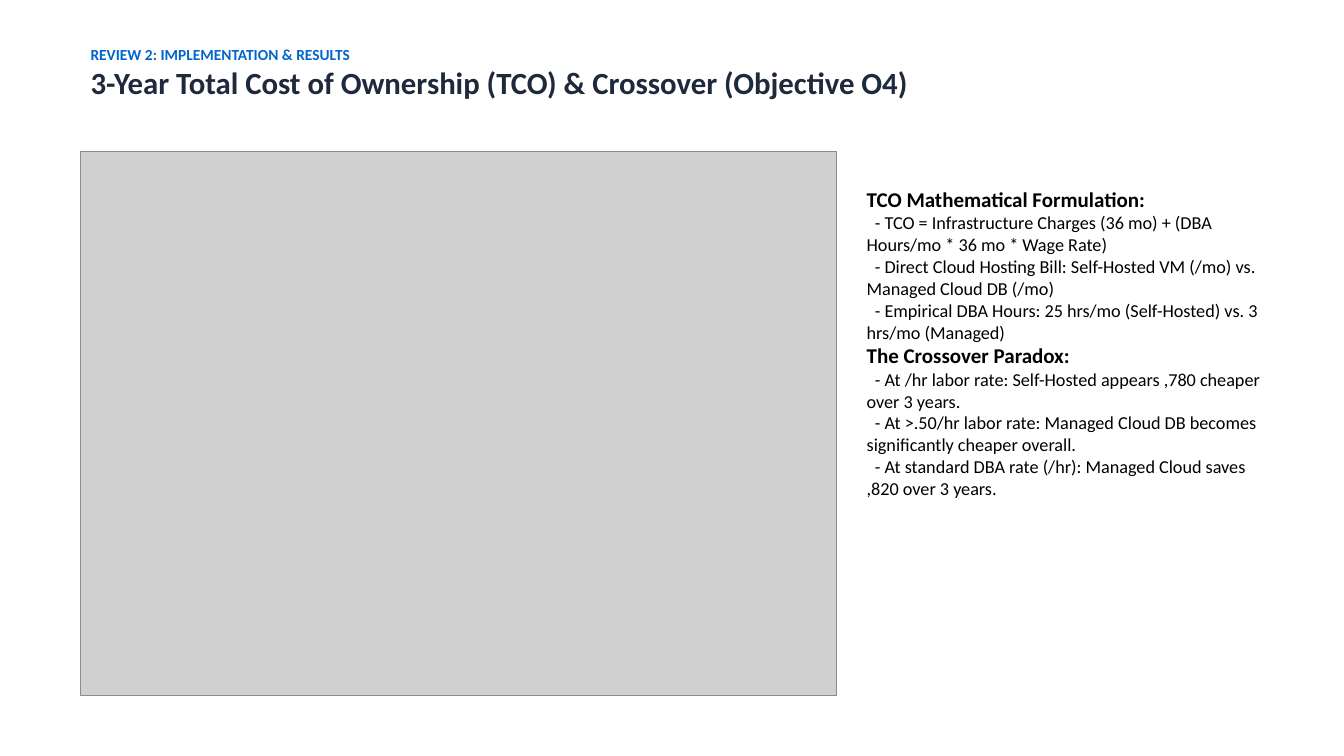
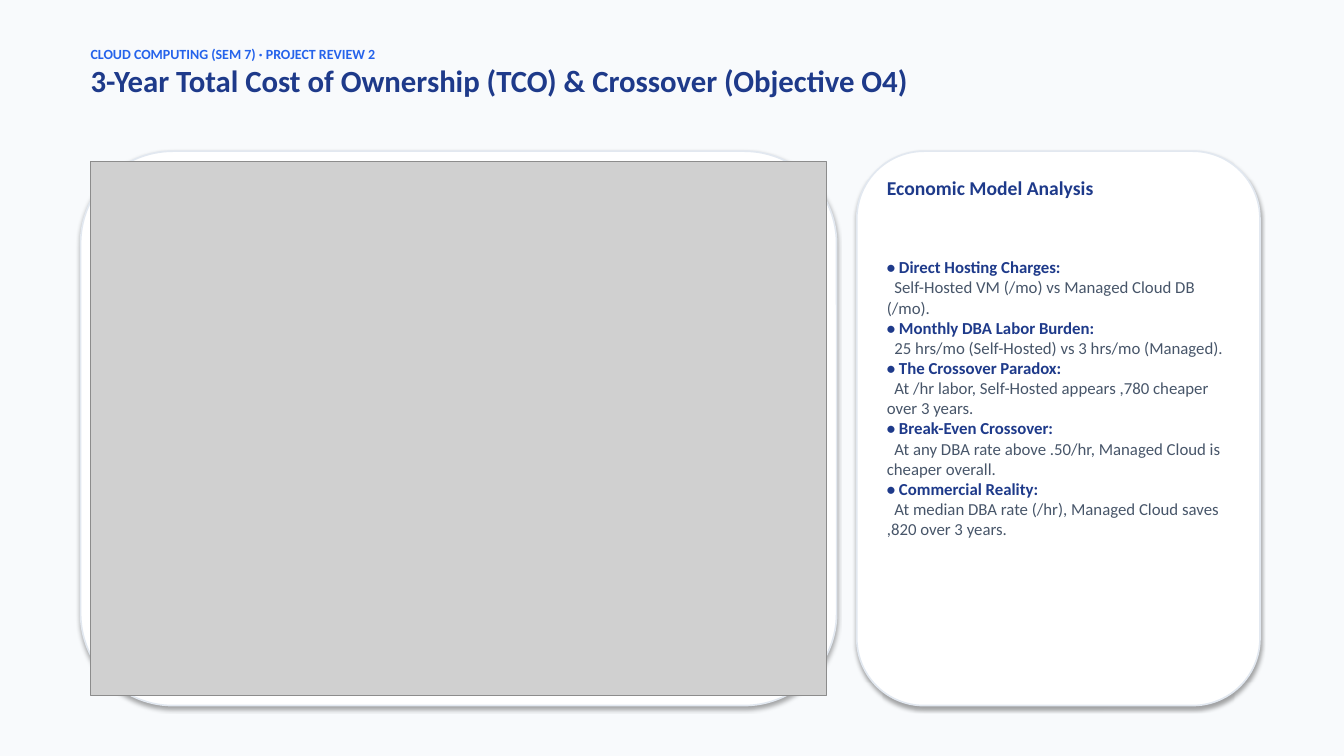
Before and after one commit to swayam-pani/Managed-Versus-Self-Hosted-Database-Services-Under-Bursty-Load, a slide deck: slide 8 of P8_Review2_Implementation_Results.pptx. Drawn at 1344x756 pixels with LibreOffice and Linux fonts; fonts in the diff are those of the drawing; grey boxes stand for pictures. Boxes give left, top, right and bottom in pixels: in the first picture for what was removed or moved away, otherwise in the second. Text is boxed around its words. In the diff, an @@ line names an element or a change of style, - is before the commit and + after.

Commit message:
Enhance Review 2 presentation with modern card-deck styling and embedded figures

```diff
--- a/P8_Review2_Implementation_Results.pptx
+++ b/P8_Review2_Implementation_Results.pptx
@@ rectangle added at (0,0,1344,756), fill #F8FAFC @@
@@ text at (91,49,375,61): text changed; size 11 to 10 pt; text colour #0066CC to #2563EB @@
-REVIEW 2: IMPLEMENTATION & RESULTS
+CLOUD COMPUTING (SEM 7) · PROJECT REVIEW 2
@@ text at (91,69,907,98): text colour #1E293B to #1E3A8A in "3-Year Total Cost of Ownership (TCO) & ..." @@
@@ rounded rectangle added at (81,151,837,706), fill #FFFFFF, outline #E2E8F0 1.2 pt @@
@@ picture: place and size @@
-picture at (81,151,837,696)
+picture at (91,161,827,696)
@@ rounded rectangle added at (857,151,1260,706), fill #FFFFFF, outline #E2E8F0 1.2 pt @@
@@ text added at (887,181,1094,198), 14 pt, text #1E3A8A, bold @@
+Economic Model Analysis
@@ text at (887,261,1223,538): text changed; size 13 to 12 pt; text colour #000000 to #475569 @@
-TCO Mathematical Formulation:
-- TCO = Infrastructure Charges (36 mo) + (DBA Hours/mo * 36 mo * Wage Rate)
-- Direct Cloud Hosting Bill: Self-Hosted VM (/mo) vs. Managed Cloud DB (/mo)
-- Empirical DBA Hours: 25 hrs/mo (Self-Hosted) vs. 3 hrs/mo (Managed)
-The Crossover Paradox:
-- At /hr labor rate: Self-Hosted appears ,780 cheaper over 3 years.
-- At >.50/hr labor rate: Managed Cloud DB becomes significantly cheaper overall.
-- At standard DBA rate (/hr): Managed Cloud saves ,820 over 3 years.
+• Direct Hosting Charges:
+Self-Hosted VM (/mo) vs Managed Cloud DB (/mo).
+• Monthly DBA Labor Burden:
+25 hrs/mo (Self-Hosted) vs 3 hrs/mo (Managed).
+• The Crossover Paradox:
+At /hr labor, Self-Hosted appears ,780 cheaper over 3 years.
+• Break-Even Crossover:
+At any DBA rate above .50/hr, Managed Cloud is cheaper overall.
+• Commercial Reality:
+At median DBA rate (/hr), Managed Cloud saves ,820 over 3 years.
```
Also in this commit, not shown: 7 other slides changed, 2 slides added, 2 slides removed.
